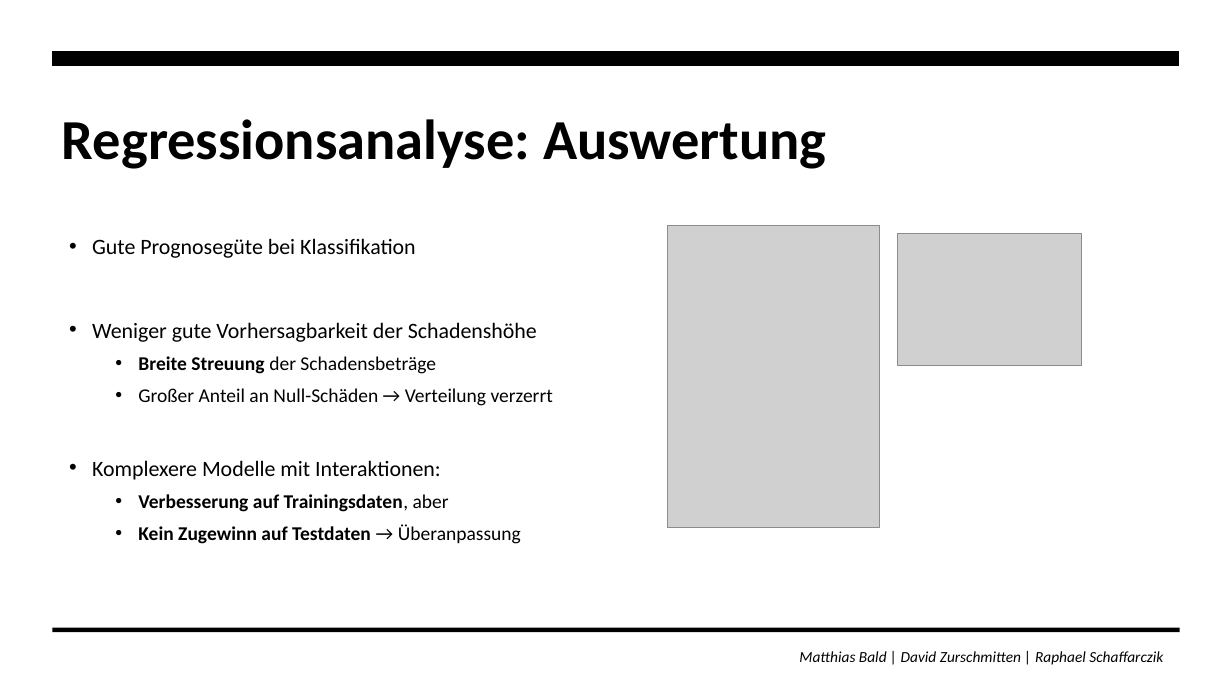
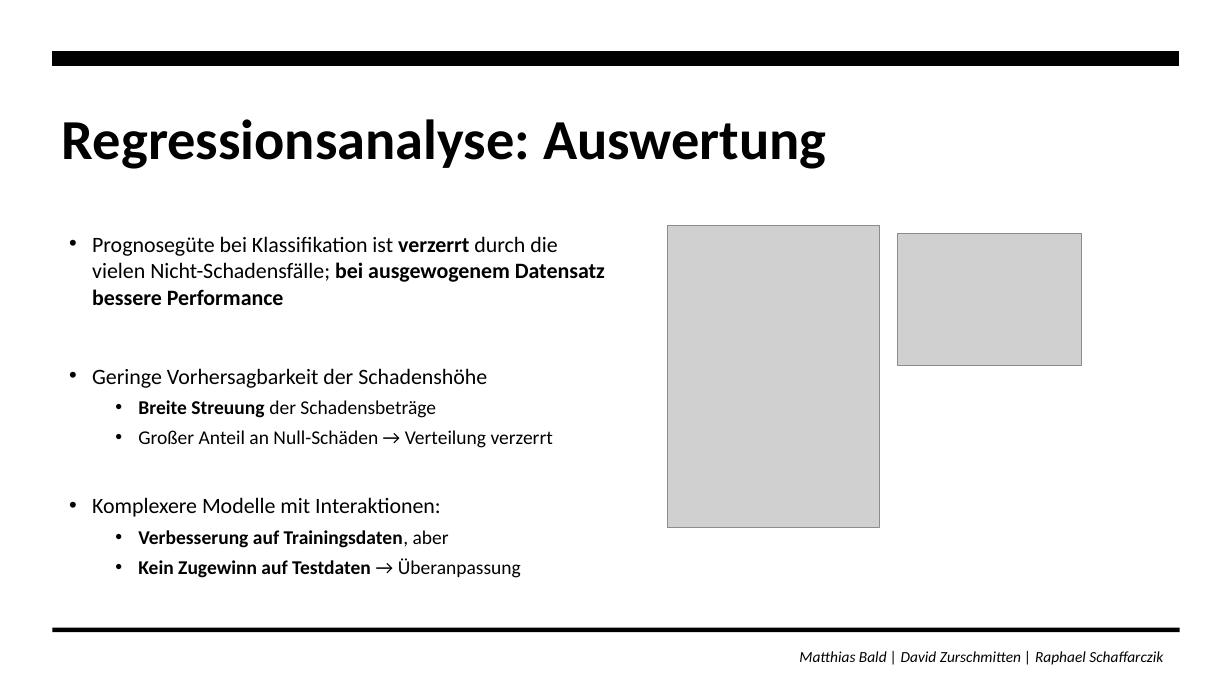
Before and after one commit to zurdavid/projektpraktikum-datascience, a slide deck: slide 34 of präsentationen/Meilenstein2_Praesentation_FINAL.pptx. Drawn at 1232x693 pixels with LibreOffice and Linux fonts; fonts in the diff are those of the drawing; grey boxes stand for pictures; background and template pictures are left out. Boxes give left, top, right and bottom in pixels: in the first picture for what was removed or moved away, otherwise in the second. Text is boxed around its words. In the diff, an @@ line names an element or a change of style, - is before the commit and + after.

```diff
--- a/präsentationen/Meilenstein2_Praesentation_FINAL.pptx
+++ b/präsentationen/Meilenstein2_Praesentation_FINAL.pptx
@@ text at (92, 236, 605, 388): text changed @@
-• Gute Prognosegüte bei Klassifikation
-• Weniger gute Vorhersagbarkeit der Schadenshöhe
+• Prognosegüte bei Klassifikation ist verzerrt durch die
+  vielen Nicht-Schadensfälle; bei ausgewogenem Datensatz
+  bessere Performance
+• Geringe Vorhersagbarkeit der Schadenshöhe
@@ text at (92, 400, 553, 578): line spacing 1.1 to 1.01 @@
```
Also in this commit, not shown: 5 other slides changed, 1 other file.
